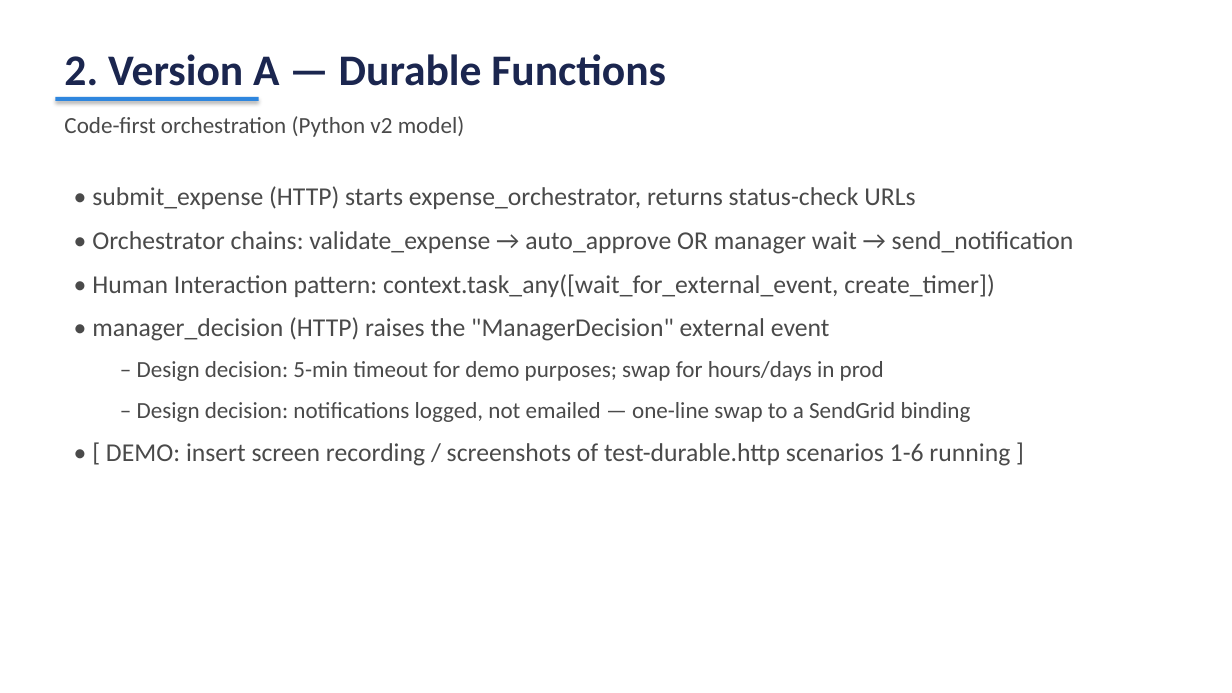
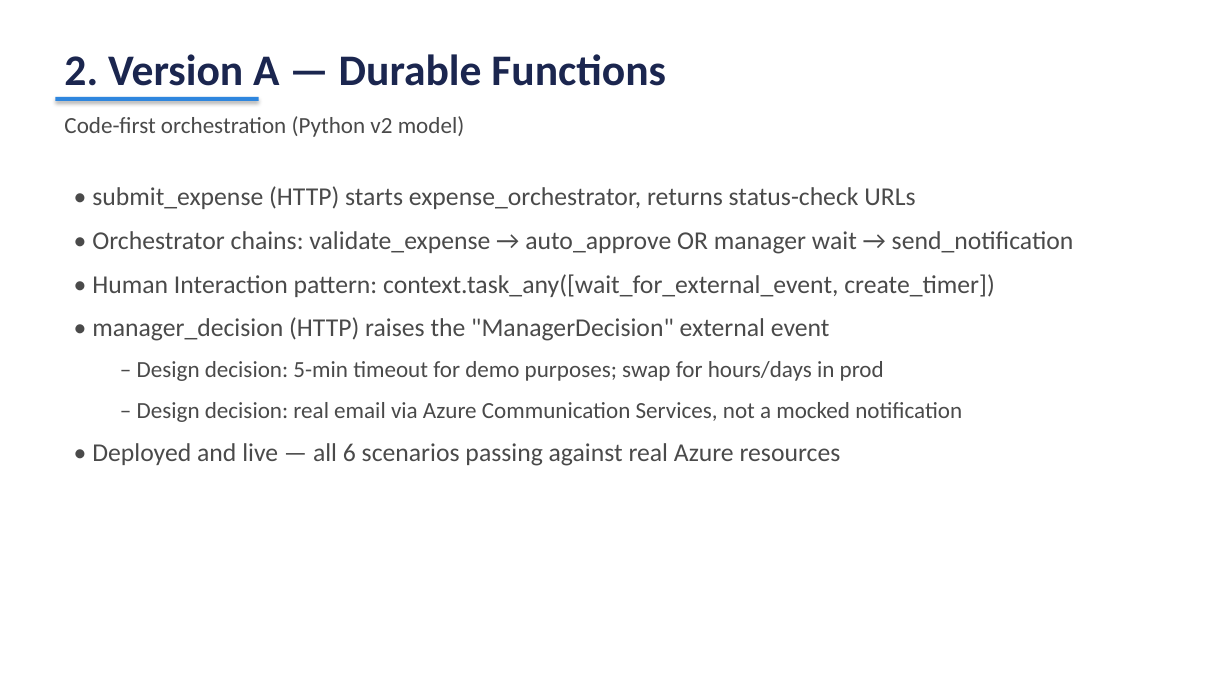
Before and after one commit to muhannadj27/CST8917-assignment2, a slide deck: slide 3 of presentation/slides.pptx. Drawn at 1232x693 pixels with LibreOffice and Linux fonts; fonts in the diff are those of the drawing. Boxes give left, top, right and bottom in pixels: in the first picture for what was removed or moved away, otherwise in the second. Text is boxed around its words. In the diff, an @@ line names an element or a change of style, - is before the commit and + after.

```diff
--- a/presentation/slides.pptx
+++ b/presentation/slides.pptx
@@ text at bbox=[92, 402, 962, 466]: text changed; size 20 to 18 pt @@
-  – Design decision: notifications logged, not emailed — one-line swap to a SendGrid binding
-• [ DEMO: insert screen recording / screenshots of test-durable.http scenarios 1-6 running ]
+  – Design decision: real email via Azure Communication Services, not a mocked notification
+• Deployed and live — all 6 scenarios passing against real Azure resources
```
Also in this commit, not shown: 3 other slides changed, 1 other file.
